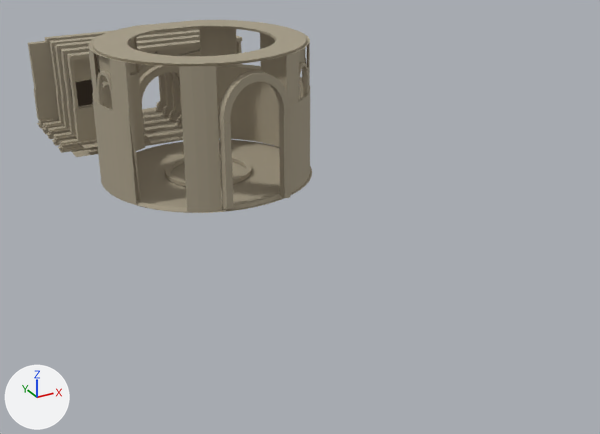
Two versions of the glTF model public/model/dragon.glb, one commit apart.
Both versions are drawn from a 50 mm camera at (-25.5, -76.4, 25.1) aimed at (3.7, -23.5, -1.4). Arrows for +X, +Y and +Z are at lower left; the lights stay in place. Where no turn or scale is listed for an object, it has been applied to the vertices.
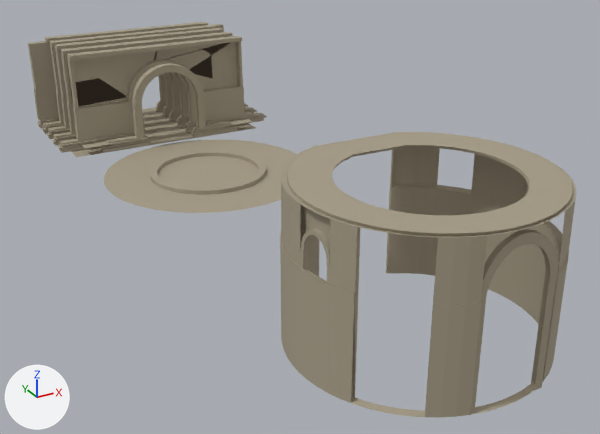
The change, as a list of edits to the scene's bpy script:
```text
Add me_cube_085_1:
    me_cube_085_1.from_pydata(...)  # 1052 vertices, 2066 faces; spans x -2.3..116.0, y -72.5..54.2, z -12.9..5.5
    me_cube_085_1.materials.append(mat_wall)  # beige #a19984
Remove ob_circle_005:
    ob_circle_005 = bpy.data.objects.new('Circle.005', me_circle_005)
    ob_circle_005.location = (0.05, -13.79, 2.09)
Remove ob_cube_084:
    ob_cube_084 = bpy.data.objects.new('Cube.084', me_cube_085)
    ob_cube_084.location = (-8.23, -15.95, 7.73)
    ob_cube_084.rotation_euler = (0.0, 3.142, 0.148)  # degrees (0, 180, 8.5)
    ob_cube_084.scale = (-0.151, -0.141, -0.641)
Change ob_circle_002:
    ob_circle_002.scale: (-3.7, -3.7, -3.7) -> (-4.96, -4.96, -4.96)
Remove ob_cube_073:
    ob_cube_073 = bpy.data.objects.new('Cube.073', me_cube_134)
    ob_cube_073.location = (-8.23, -15.95, 7.73)
    ob_cube_073.rotation_euler = (0.0, 3.142, 0.148)  # degrees (0, 180, 8.5)
    ob_cube_073.scale = (-0.151, -0.141, -0.641)
Add ob_arene:
    ob_arene = bpy.data.objects.new('arene', me_cube_085_1)
    ob_arene.location = (-3.95, -40.88, 3.51)
    ob_arene.rotation_euler = (0.0, 3.142, 0.148)  # degrees (0, 180, 8.5)
    ob_arene.scale = (-0.151, -0.141, -0.641)
```

Boxes [x1, y1, x2, y2] around the edits, measured in the pictures (600 x 434 px):
'arene', added: after [280, 132, 576, 417]
'Circle.005', deleted: before [92, 64, 310, 212]
'Cube.084', deleted: before [88, 20, 310, 120]
'Cube.073', deleted: before [219, 71, 291, 209]
'Circle.002', rescaled (34% wider, 35% taller): before [165, 154, 251, 187]; after [150, 150, 266, 195]
'Cube.071', unchanged, uncovered by the edit: before [67, 36, 242, 140]; after [67, 36, 244, 140]
